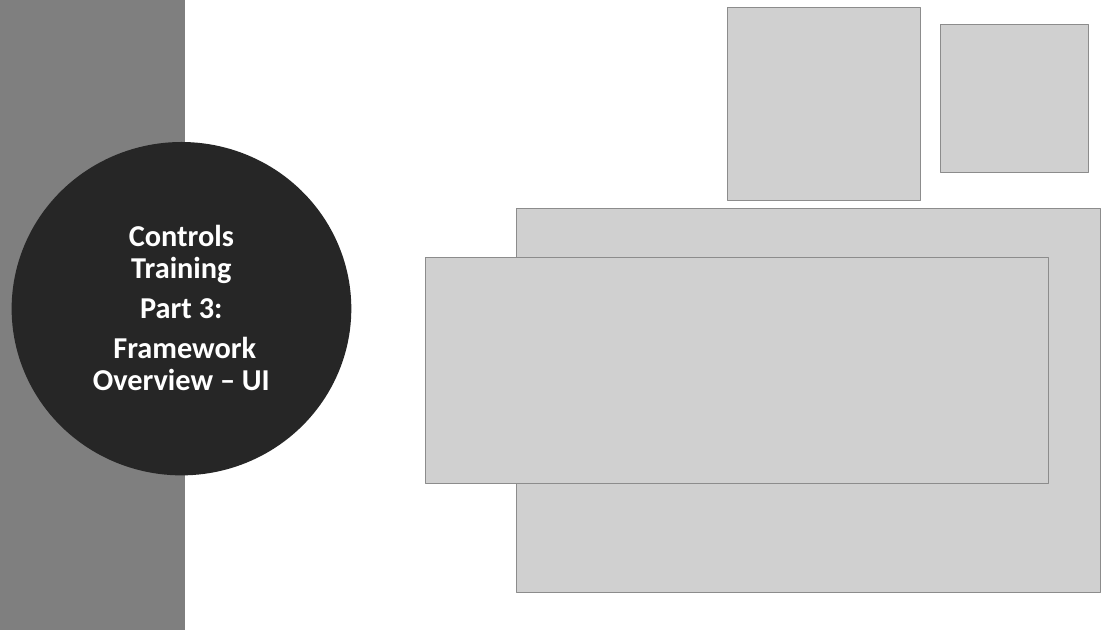
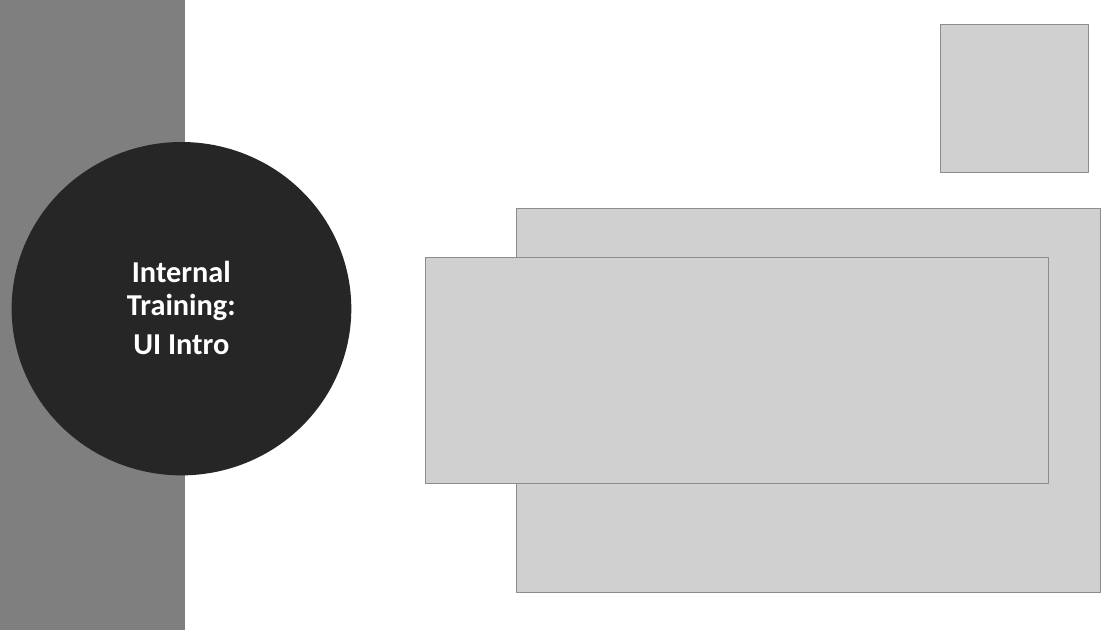
Before and after one commit to Sodecia-GTAC/wiki, a slide deck: slide 1 of GTAC Controls Training Package/Obsolete/GTAC Training - Part 3 FW Overview UI_20221207.pptx. Drawn at 1120x630 pixels with LibreOffice and Linux fonts; fonts in the diff are those of the drawing; grey boxes stand for pictures. Boxes give left, top, right and bottom in pixels: in the first picture for what was removed or moved away, otherwise in the second. Text is boxed around its words. In the diff, an @@ line names an element or a change of style, - is before the commit and + after.

Commit message:
Removed old intro doc, rebranded "Tchmi / SSCC610" doc to Intro and refreshed

```diff
--- a/GTAC Controls Training Package/Obsolete/GTAC Training - Part 3 FW Overview UI_20221207.pptx
+++ b/GTAC Controls Training Package/Obsolete/GTAC Training - Part 3 FW Overview UI_20221207.pptx
@@ picture removed at [728,8,922,201] @@
@@ text in ellipse at [127,260,236,355]: text changed @@
-Controls Training
-Part 3:
-Framework Overview – UI
+Internal Training:
+UI Intro
```
Also in this commit, not shown: 8 slides removed, 2 other files.
